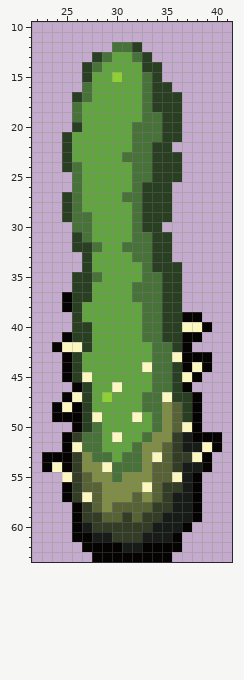
Two versions of one pixel-art file, Jar-monics/Assets/Handdrawn/Plants/Cactus/cactus-3.ase. The picture above was drawn from the file before the commit.
64x64 pixels, 1 frame. Shown: x 22..41, y 10..63.
After the commit:
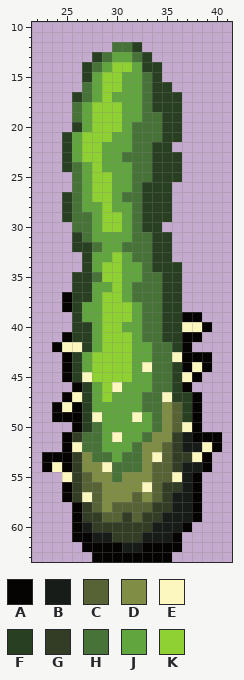
Palette (. is transparent): A #050403  B #181c19  C #586335  D #7f8e44  E #fcf7be  F #293f21  G #333c24  H #477238  J #61a53f  K #8fd032
What changed:
--- layer "Layer 1 #2"
@@ x 25..33 @@
 13 ...FHJJHF
-14 ..FHJJJJF
-15 ..FJJKJJH
-16 ..HJJJJJH
-17 .FHJJJJJH
-18 .HJJJJJJH
-19 .HJJJJJJH
-20 .FJJJJJHH
-21 FJJJJJJHH
-22 FJJJJJJHH
-23 FJJJJJHHH
-24 FHJJJJJHH
-25 .HJJJJJHH
-26 .HJJJJJHF
-27 FHJJJJHHF
-28 FHJJJJJHF
-29 FHHJJJJHF
-30 .HHJJJJHF
+14 ..FHJKKJF
+15 ..FJKKJJH
+16 ..HJKKJJH
+17 .FHJKJJJH
+18 .HJKKKJJH
+19 .HJKKKJJH
+20 .FJKKKJHH
+21 FJKKKJJHH
+22 FJKKJJJHH
+23 FJKKJJHHH
+24 FHJKJJJHH
+25 .HJKKJJHH
+26 .HJKKJJHF
+27 FHJKKJHHF
+28 FHJJKJJHF
+29 FHHJKKJHF
+30 .HHJKKJHF
 31 .FHJJJJHH
 32 .FFHJJHHH
-33 ..FJJJJHH
-34 ..FJJJJJH
-35 .FFHJJJJH
-36 .FFJJJJHH
-37 AFFJJJJHH
-38 AFJJJJJJH
-39 .FJJJJJJH
-40 .FFJJJJJH
-41 AFFJJJJJH
-42 EEFJJJJJJ
-43 AFJJJJJJJ
-44 AFJJJJJJE
-45 AFEJJJJJJ
-46 .AFJJEJJJ
+33 ..FJJKJHH
+34 ..FJKKJJH
+35 .FFHKKJJH
+36 .FFJJKJHH
+37 AFFJKKJHH
+38 AFJJKKKJH
+39 .FJJKKKJH
+40 .FFJKKJJH
+41 AFFJKKKJH
+42 EEFJKKKJJ
+43 AFJKKKKJJ
+44 AFJKKKKJE
+45 AFEKKKKJJ
+46 .AFJKEJJJ
 47 AEFJKJJJH
